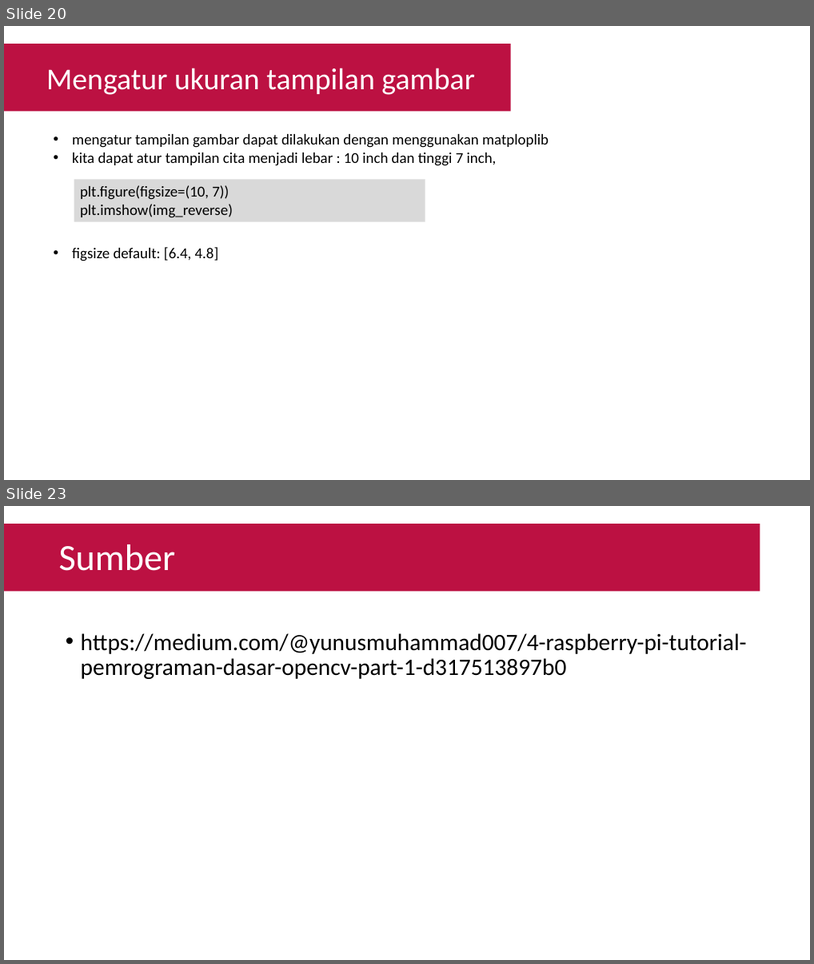
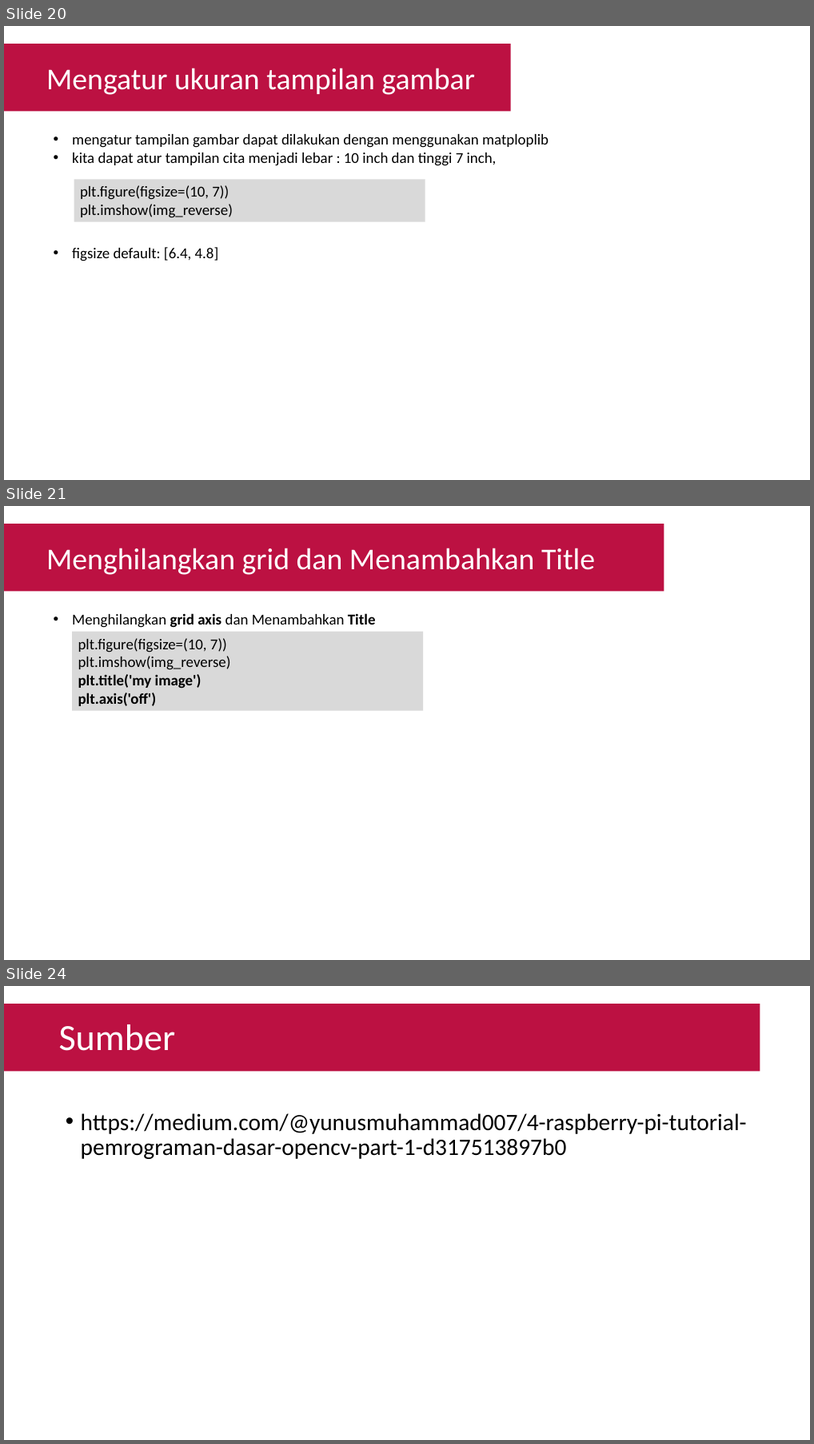
Before and after one commit to Muhammad-Yunus/Materi-Training, a slide deck: A. Raspberry Pi - Image Processing/#5 - Computer Vision Part 1 (read, show, write image)/P5 - Computer Vision Part 1 (read, show, write image).pptx. Shown one above the other, each under a label of ours: slides 20 and 23 before the commit, slides 20, 21 and 24 after it; the slides between them are not shown. The pictures are 814x964 and 814x1444 pixels, drawn with LibreOffice and Linux fonts; fonts in the diff are those of the drawing. Boxes give left, top, right and bottom in pixels: in the first picture for what was removed or moved away, otherwise in the second. Text is boxed around its words. In the diff, an @@ line names an element or a change of style, - is before the commit and + after.

```diff
--- a/A. Raspberry Pi - Image Processing/#5 - Computer Vision Part 1 (read, show, write image)/P5 - Computer Vision Part 1 (read, show, write image).pptx
+++ b/A. Raspberry Pi - Image Processing/#5 - Computer Vision Part 1 (read, show, write image)/P5 - Computer Vision Part 1 (read, show, write image).pptx
@@ slide 21 added at (x1=4, y1=506, x2=810, y2=960), background #FFFFFF @@
@@ rectangle added at (x1=4, y1=524, x2=665, y2=591), fill #BC1142 @@
@@ text added at (x1=46, y1=548, x2=595, y2=575), 36 pt, text #FFFFFF @@
+Menghilangkan grid dan Menambahkan Title
@@ text added at (x1=72, y1=613, x2=376, y2=628), 18 pt, text #000000 @@
+• Menghilangkan grid axis dan Menambahkan Title
@@ rectangle added at (x1=72, y1=632, x2=424, y2=711), fill #D9D9D9, 18 pt, text #000000 @@
+plt.figure(figsize=(10, 7))
+plt.imshow(img_reverse)
+plt.title('my image')
+plt.axis('off')
@@ what was slide 23 is now slide 24 @@
```
Also in this commit, not shown: 2 slides changed, 1 other file.
